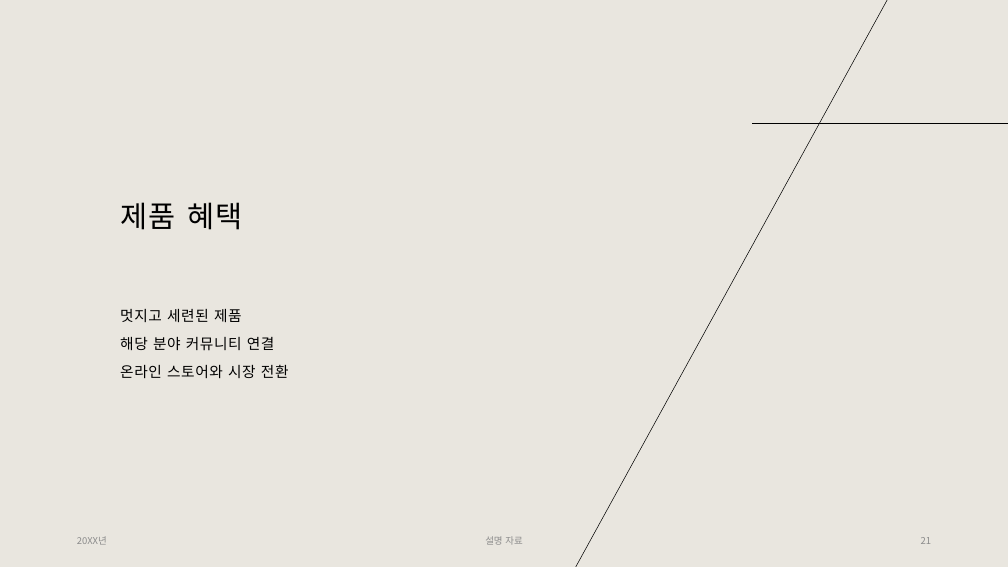
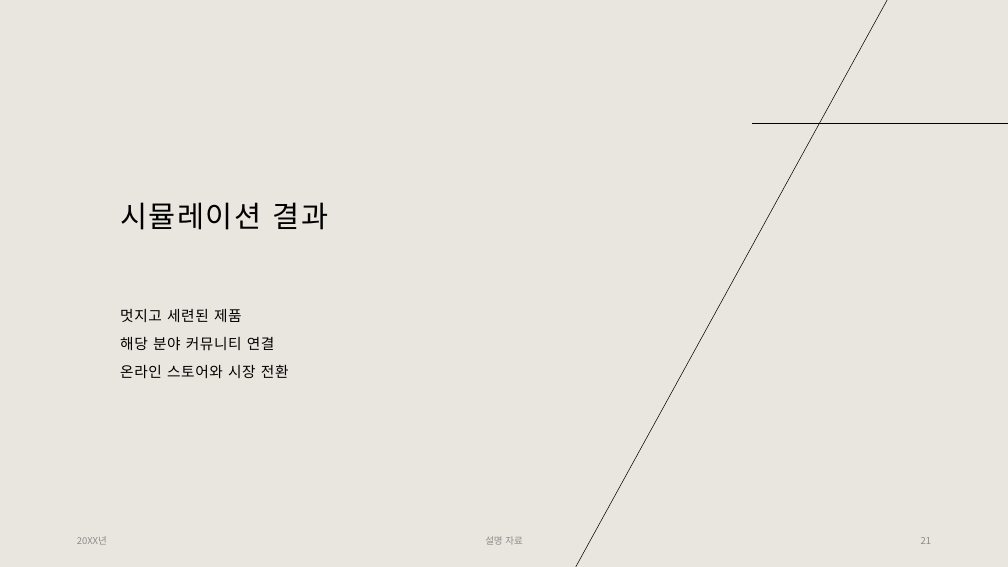
Before and after one commit to Tentailsahri/DT_FINAL_Project, a slide deck: slide 21 of 문서/시나리오에 따른 공정 시뮬레이션 발표 - 안형석.pptx. Drawn at 1008x567 pixels with LibreOffice and Linux fonts; fonts in the diff are those of the drawing. Boxes give left, top, right and bottom in pixels: in the first picture for what was removed or moved away, otherwise in the second. Text is boxed around its words. In the diff, an @@ line names an element or a change of style, - is before the commit and + after.

```diff
--- a/문서/시나리오에 따른 공정 시뮬레이션 발표 - 안형석.pptx
+++ b/문서/시나리오에 따른 공정 시뮬레이션 발표 - 안형석.pptx
@@ title at (x1=120, y1=202, x2=329, y2=230): text changed @@
-제품 혜택
+시뮬레이션 결과
```
Also in this commit, not shown: 6 other slides changed, 3 slides added, 3 other files.
